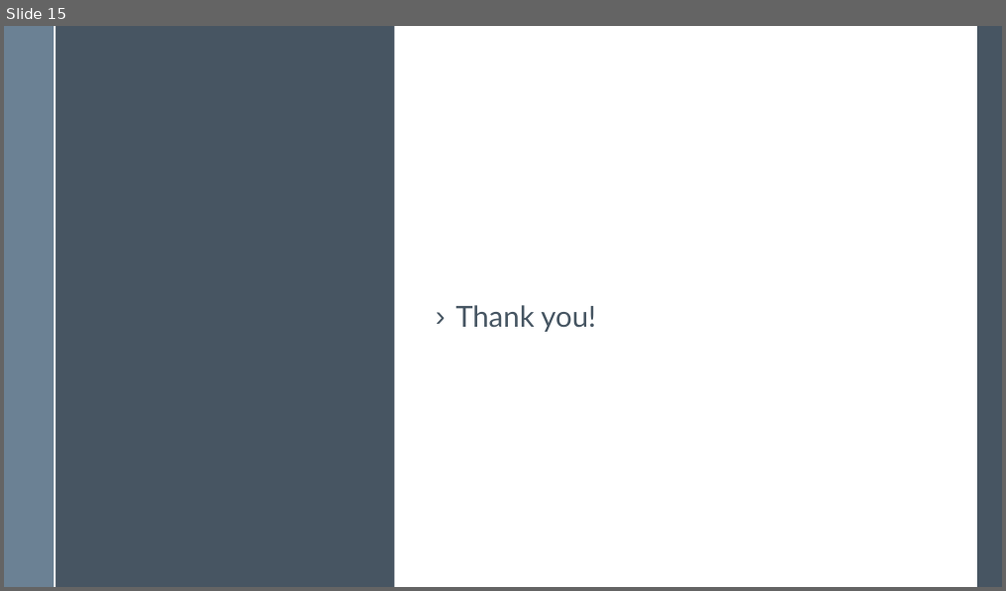
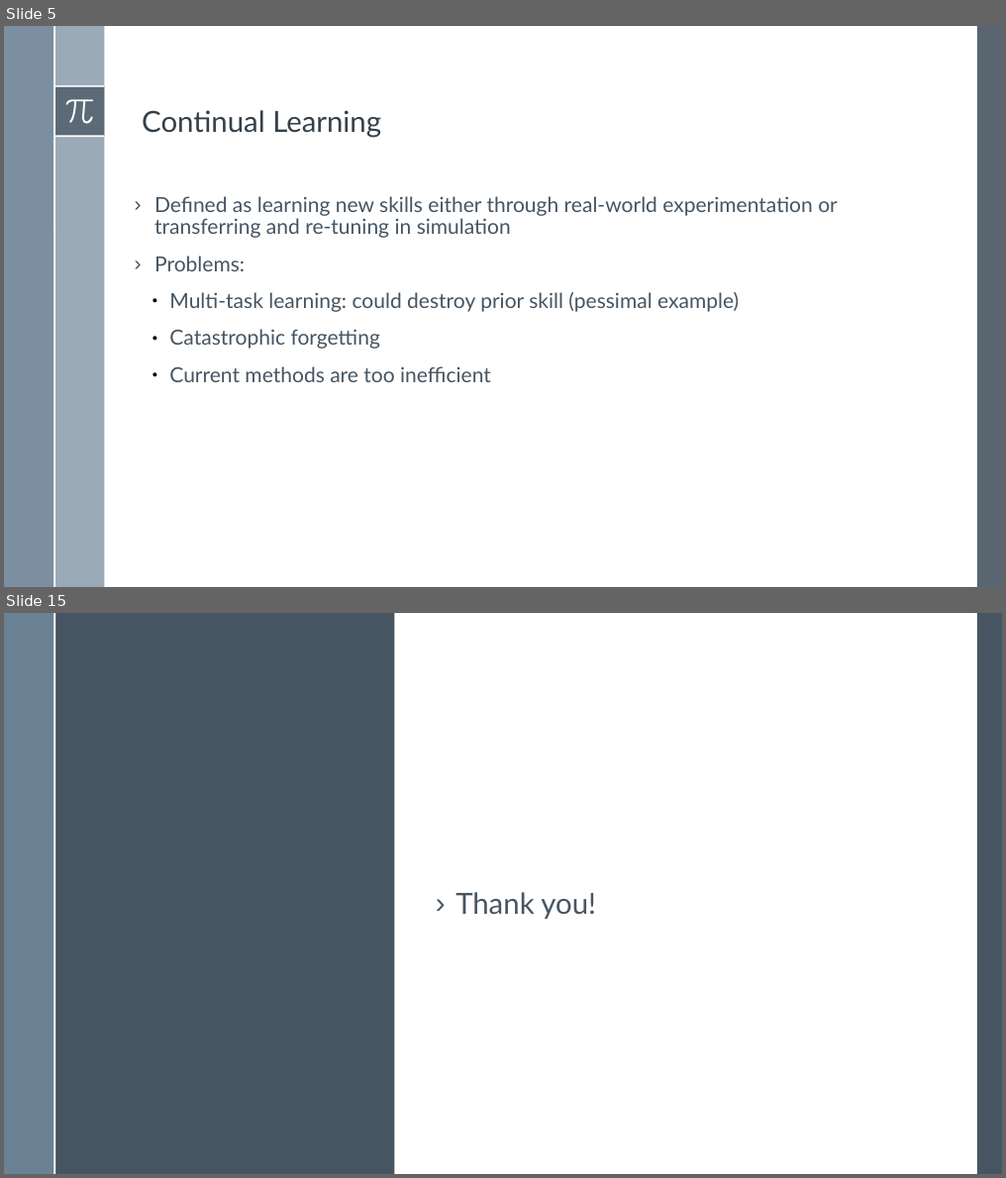
Before and after one commit to BardiaMojra/presentations, a slide deck: _01_template/presentation.odp. Shown one above the other, each under a label of ours: slide 15 before the commit, slides 5 and 15 after it; the slides between them are not shown. The pictures are 1006x591 and 1006x1178 pixels, drawn with LibreOffice and Linux fonts; fonts in the diff are those of the drawing. Boxes give left, top, right and bottom in pixels: in the first picture for what was removed or moved away, otherwise in the second. Text is boxed around its words. In the diff, an @@ line names an element or a change of style, - is before the commit and + after.

```diff
--- a/_01_template/presentation.odp
+++ b/_01_template/presentation.odp
@@ slide 5 added at <box>4,26,1002,587</box>, background #FFFFFF; not listed: 6 template elements that a slide beside it also shows @@
@@ rectangle added at <box>977,26,1002,587</box>, fill #475562 at 90% opacity @@
@@ freeform shape added at <box>66,99,94,123</box>, fill #FFFFFF @@
@@ text added at <box>142,110,381,137</box>, 28 pt, text #344049 @@
+Continual Learning
@@ text added at <box>154,196,838,382</box>, 20 pt, text #465562 @@
+› Defined as learning new skills either through real-world experimentation or transferring and re-tuning in simulation
+› Problems:
+  ● Multi-task learning: could destroy prior skill (pessimal example)
+  ● Catastrophic forgetting
+  ● Current methods are too inefficient
```
Also in this commit, not shown: 13 other slides added, 14 slides removed, 34 other files.
